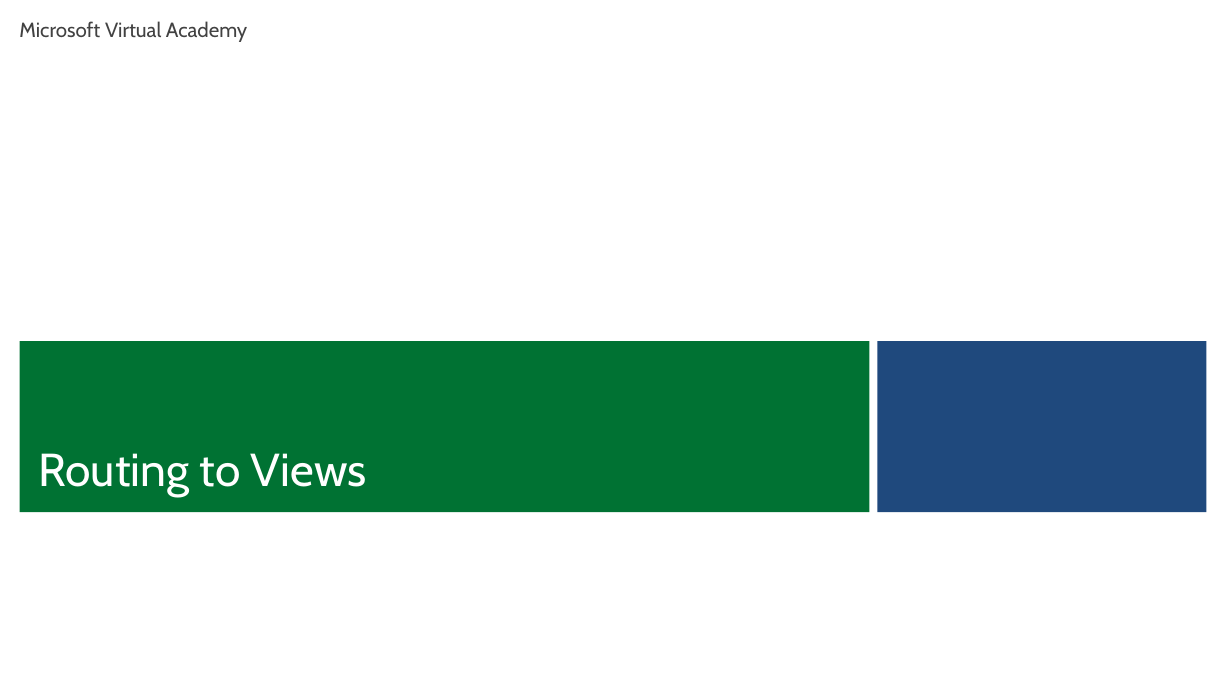
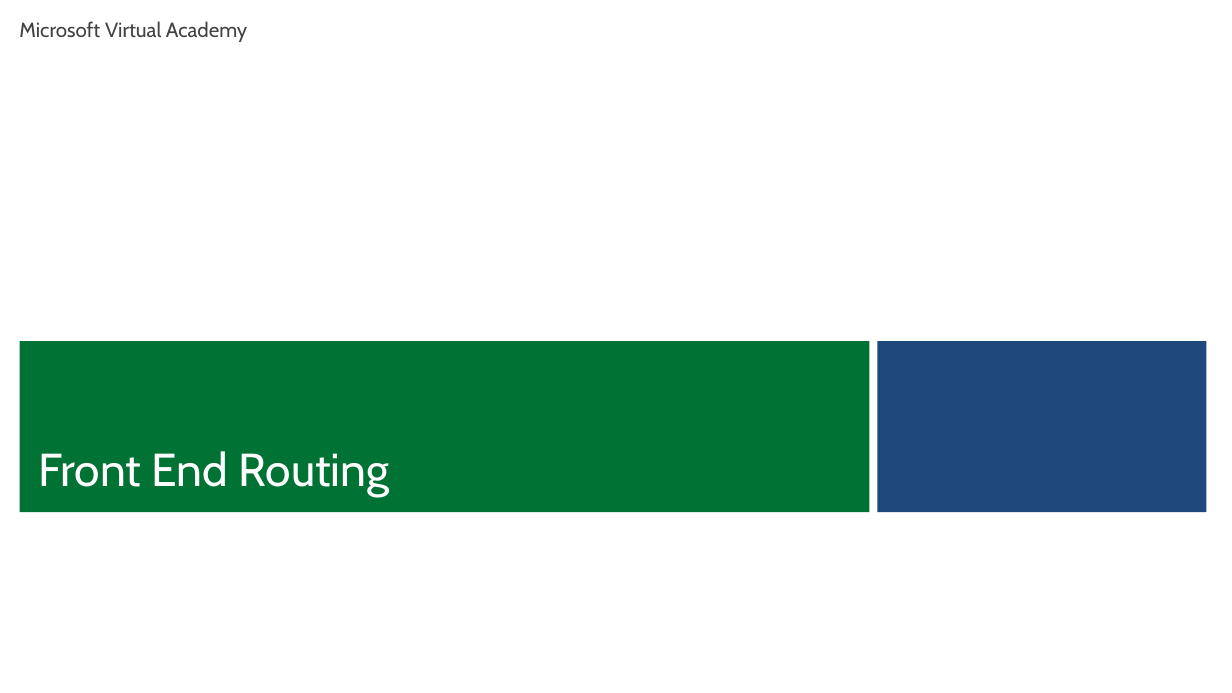
Before and after one commit to hwz/chirp, a slide deck: slide 20 of slides/module2.pptx (slide 18 before the commit). Drawn at 1232x693 pixels with LibreOffice and Linux fonts; fonts in the diff are those of the drawing; background and template pictures are left out. Boxes give left, top, right and bottom in pixels: in the first picture for what was removed or moved away, otherwise in the second. Text is boxed around its words. In the diff, an @@ line names an element or a change of style, - is before the commit and + after.

```diff
--- a/slides/module2.pptx
+++ b/slides/module2.pptx
@@ text at bbox=[39, 451, 390, 497]: text changed @@
-Routing to Views
+Front End Routing
```
Also in this commit, not shown: 5 other slides changed, 9 slides added, 10 slides removed.
